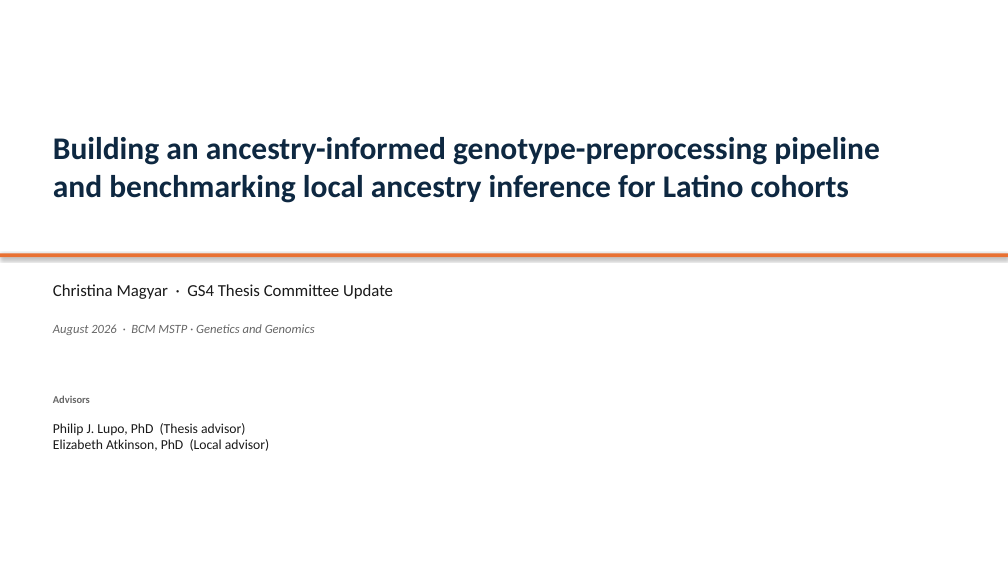
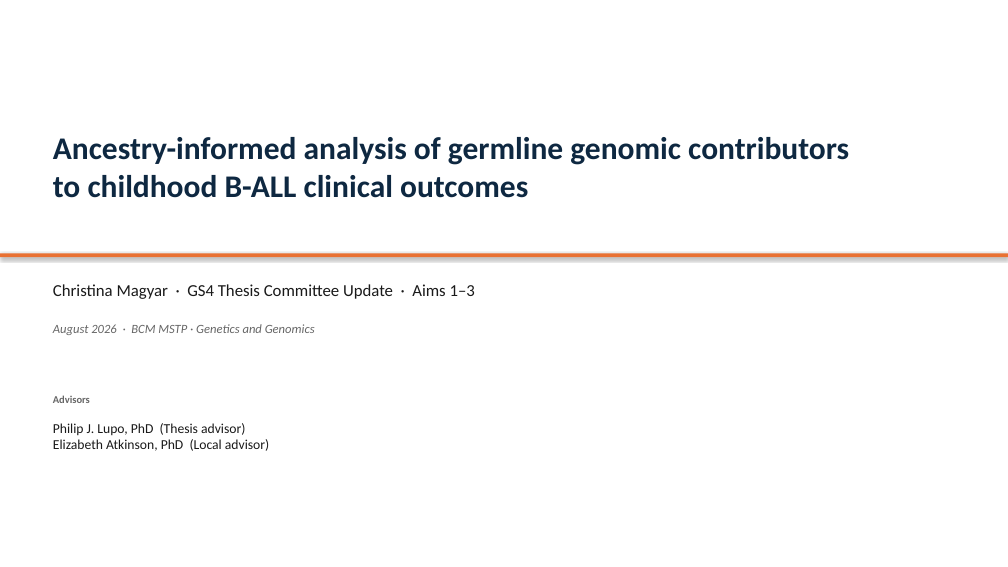
Before and after one commit to chrisrob3312/LAI-sims-accuracy, a slide deck: slide 1 of slides/thesis_committee_slides.pptx. Drawn at 1008x567 pixels with LibreOffice and Linux fonts; fonts in the diff are those of the drawing. Boxes give left, top, right and bottom in pixels: in the first picture for what was removed or moved away, otherwise in the second. Text is boxed around its words. In the diff, an @@ line names an element or a change of style, - is before the commit and + after.

```diff
--- a/slides/thesis_committee_slides.pptx
+++ b/slides/thesis_committee_slides.pptx
@@ text at box(53, 137, 849, 198): text changed @@
-Building an ancestry-informed genotype-preprocessing pipeline
-and benchmarking local ancestry inference for Latino cohorts
+Ancestry-informed analysis of germline genomic contributors
+to childhood B-ALL clinical outcomes
@@ text at box(53, 284, 475, 299): text changed @@
-Christina Magyar · GS4 Thesis Committee Update
+Christina Magyar · GS4 Thesis Committee Update · Aims 1–3
```
Also in this commit, not shown: 6 other slides changed, 5 slides added, 1 other file.
